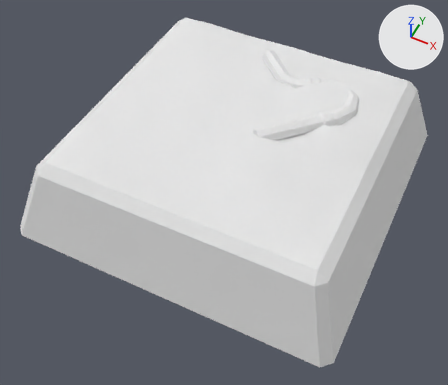
An edit to the OBJ model Assets/_ART/Models/Tiles/Environment_Normal_Bone_Tile_Master_5.obj, drawn before and after from the same camera.
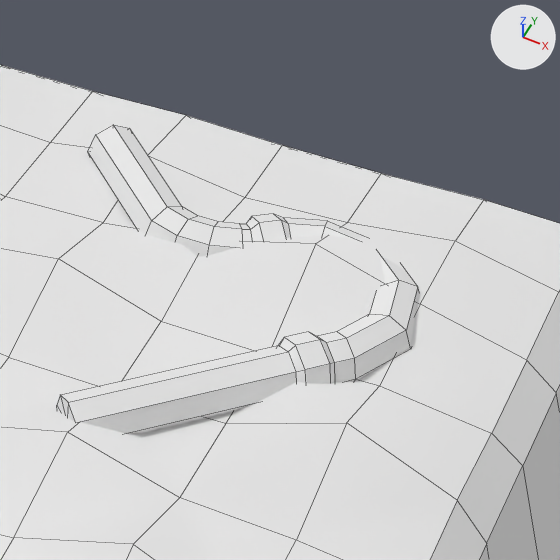
Each version appears first whole from a 50 mm lens placed at (1.15, -2.5, 2.65), pointed at (0.02, -0.24, -0.18), and next in a close-up on the part from 53% to 89% of the width and 3% to 46% of the height. Every picture has the same lights, and +X, +Y and +Z are marked at upper right. The close-ups show mesh edges as thin lines. Where no turn or scale is listed for an object, it has been applied to the vertices.

In view in the first close-up: 'Environment_Normal_Bone_Tile_Master_5'.
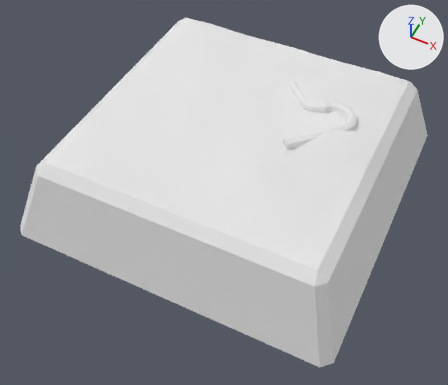
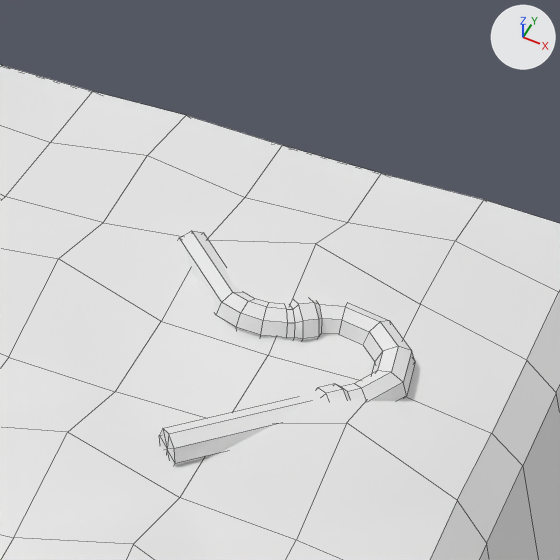
What differs and where, as boxes (x1, y1, x2, y2) in the close-ups (560 x 560 px; the box of a moved part takes in the faces that stretch with it):
```json
{"part": 1, "of": "me_environment_normal_bone_tile_master_5", "change": "moved or reshaped", "before": [57, 125, 420, 433], "after": [159, 231, 415, 466]}
```

Edits to the scene script, one JSON object a line:
```json
{"block": "me_environment_normal_bone_tile_master_5", "where": "me_environment_normal_bone_tile_master_5.from_pydata(...)  # 307 vertices, 296 faces; spans x -1.0..1.0, y -1.0..1.0, z -0.28..0.33"}
{"block": "me_environment_normal_bone_tile_master_5", "where": "# used by ob_environment_normal_bone_tile_master_5; location = (0.0, 0.0, 0.0)"}
{"block": "me_environment_normal_bone_tile_master_5", "change": "me_environment_normal_bone_tile_master_5 part 1: the loose piece of 154 vertices spanning x -0.11..0.62, y -0.17..0.64, z 0.19..0.31 is scaled about its middle by 0.688, then moved by (0.14, -0.09, 0.0)"}
```
